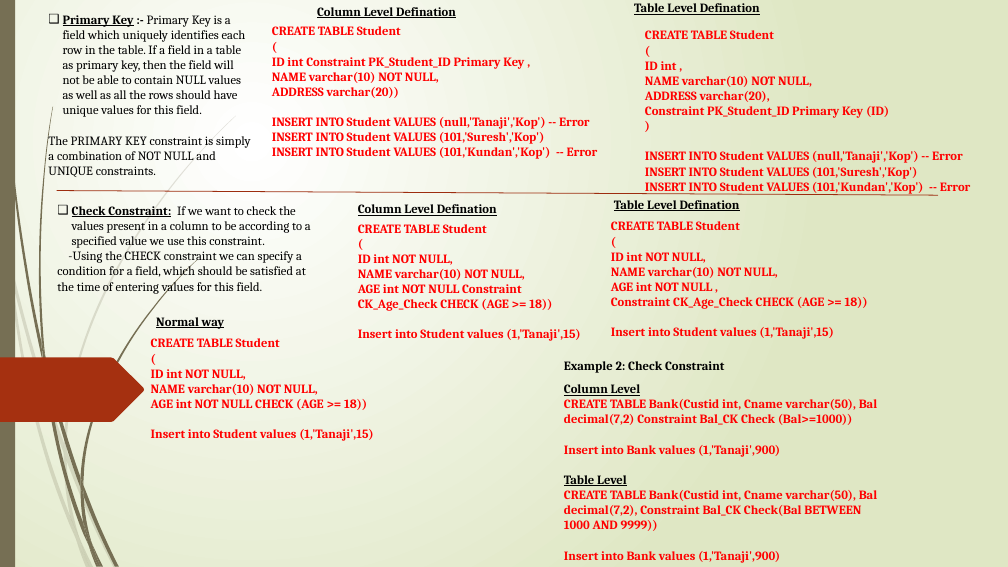
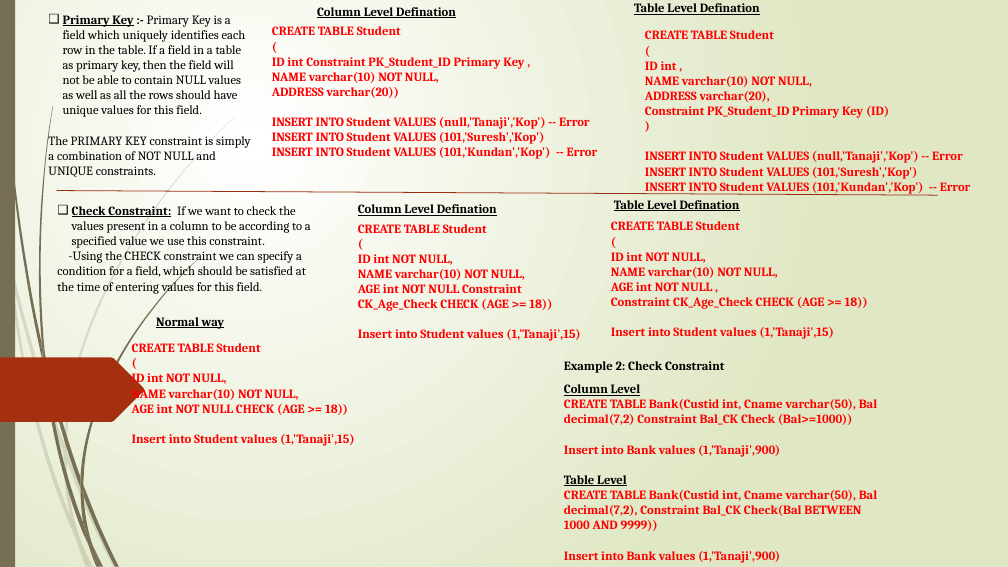
Before and after one commit to tanajisulagave/SQL-Server, a slide deck: slide 10 of SQL Server/SQL_PPT.pptx. Drawn at 1008x567 pixels with LibreOffice and Linux fonts; fonts in the diff are those of the drawing. Boxes give left, top, right and bottom in pixels: in the first picture for what was removed or moved away, otherwise in the second. Text is boxed around its words. In the diff, an @@ line names an element or a change of style, - is before the commit and + after.

```diff
--- a/SQL Server/SQL_PPT.pptx
+++ b/SQL Server/SQL_PPT.pptx
@@ text "CREATE TABLE Student" moved from (x1=151, y1=338, x2=373, y2=441) to (x1=132, y1=343, x2=354, y2=446) @@
```
Also in this commit, not shown: 6 other slides changed, 3 slides added.
